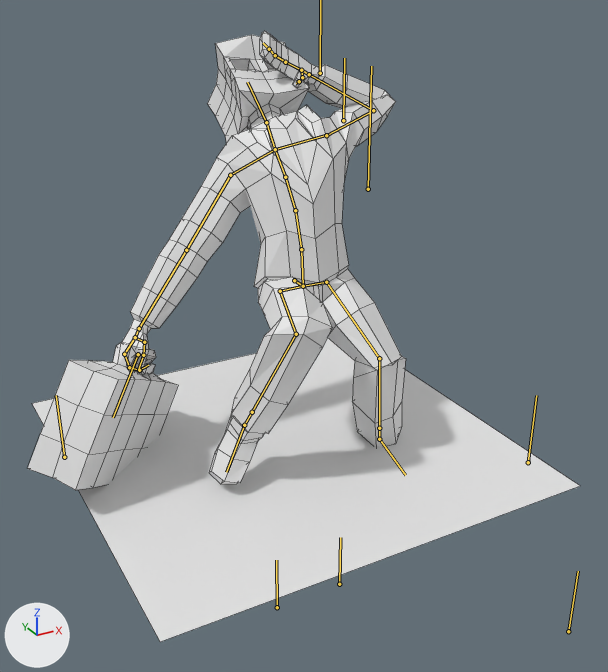
One commit to the Blender file Models/MrLaw.blend: the scene before it, then after it.
The view is the same before and after, from a camera (50 mm lens) standing at (-5.79, -10.18, 7.2) and looking at (-0.48, -0.52, 2.37). The lights are fixed; the arrows at lower left show +X, +Y and +Z. The bones that bend it are drawn over the model as lines. Mesh edges are drawn as thin lines.

In view in the first picture: 'Plane', 'bag', 'lawyer'.
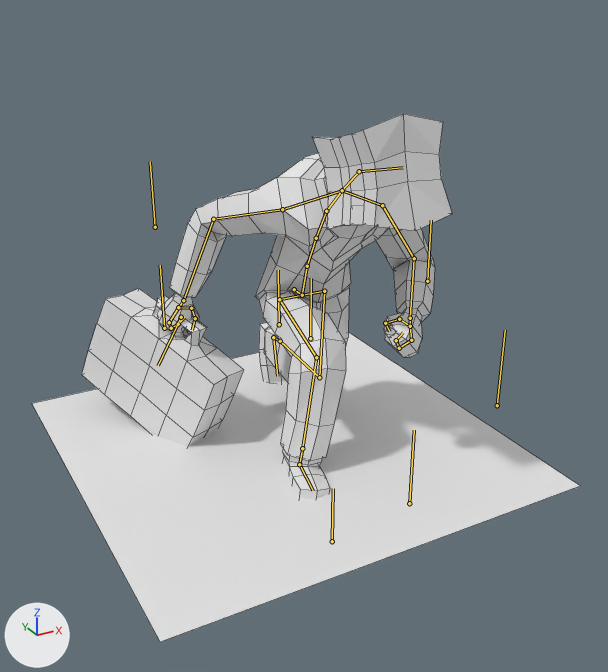
The newer file adds an action. The first version stands in its rest pose; the second is drawn at frame 0 of the action 'Jump'.

Pixel boxes [x1, y1, x2, y2] of what changed, in the pictures (608 x 672 px):
'lawyer', posed (15% shorter): before [122, 31, 406, 484]; after [157, 114, 452, 498]
'bag', posed (8% wider, 7% taller): before [28, 342, 178, 490]; after [82, 288, 244, 447]
bone 'Bone', root to tip: before (64, 457) to (56, 395); after (155, 227) to (150, 162)
bone 'Bone.001', root to tip: before (343, 120) to (344, 58); after (427, 281) to (431, 220)
bone 'Bone.002', root to tip: before (528, 462) to (536, 395); after (164, 328) to (160, 265)
bone 'Bone.004', root to tip: before (277, 607) to (276, 560); after (332, 541) to (333, 488)
bone 'Bone.005', root to tip: before (339, 584) to (340, 537); after (279, 324) to (278, 270)
bone 'Bone.006', root to tip: before (368, 189) to (371, 66); after (409, 503) to (414, 430)
bone 'Bone.007', root to tip: before (568, 631) to (578, 571); after (310, 338) to (311, 278)
bone 'spine 1.001', root to tip: before (294, 280) to (303, 286); after (294, 289) to (302, 295)
bone 'spine 1', root to tip: before (303, 286) to (301, 249); after (302, 295) to (307, 266)
bone 'r arm', root to tip: before (230, 175) to (186, 250); after (282, 209) to (213, 219)
bone 'l arm', root to tip: before (326, 135) to (373, 110); after (382, 205) to (414, 258)
bone 'l fingers 1', root to tip: before (285, 62) to (275, 55); after (411, 340) to (399, 348)
bone 'l thumb 1', root to tip: before (302, 77) to (299, 81); after (399, 319) to (385, 323)
bone 'l thumb 2', root to tip: before (299, 81) to (296, 83); after (385, 323) to (389, 331)
bone 'head', root to tip: before (266, 122) to (247, 82); after (359, 171) to (403, 167)
bone 'r foot', root to tip: before (244, 425) to (226, 472); after (299, 464) to (313, 490)
bone 'l ankle', root to tip: before (379, 428) to (379, 439); after (280, 341) to (273, 337)
bone 'l foot', root to tip: before (379, 439) to (405, 475); after (273, 337) to (277, 376)

Patch to the scene script:
```diff
--- a/Models/MrLaw.blend.py
+++ b/Models/MrLaw.blend.py
@@ bone_bone @@
 bone_bone = bpy.data.objects['Armature'].pose.bones['Bone']
-bone_bone.location = (-1.69, 0.34, 1.24)
+bone_bone.location = (0.34, 3.17, -0.03)
@@ bone_bone_001 @@
 bone_bone_001 = bpy.data.objects['Armature'].pose.bones['Bone.001']
-bone_bone_001.location = (-0.35, 4.48, -0.19)
+bone_bone_001.location = (-0.01, 2.24, 1.93)
@@ bone_bone_002 @@
 bone_bone_002 = bpy.data.objects['Armature'].pose.bones['Bone.002']
-bone_bone_002.location = (7.21, 0.81, 3.28)
+bone_bone_002.location = (3.77, 1.86, -1.01)
@@ bone_bone_003 @@
 bone_bone_003 = bpy.data.objects['Armature'].pose.bones['Bone.003']
-bone_bone_003.location = (-5.43, 5.48, -0.41)
+bone_bone_003.location = (-5.13, 1.96, 3.45)
@@ bone_bone_004 @@
 bone_bone_004 = bpy.data.objects['Armature'].pose.bones['Bone.004']
-bone_bone_004.location = (-0.09, 4.65, -0.17)
+bone_bone_004.location = (0.48, 6.36, 0.66)
@@ bone_bone_005 @@
 bone_bone_005 = bpy.data.objects['Armature'].pose.bones['Bone.005']
-bone_bone_005.location = (-0.09, 4.65, -0.17)
+bone_bone_005.location = (-0.23, 8.95, -2.13)
@@ bone_bone_006 @@
 bone_bone_006 = bpy.data.objects['Armature'].pose.bones['Bone.006']
-bone_bone_006.location = (-1.29, 8.76, 2.51)
-bone_bone_006.scale = (4.35, 1.0, 1.0)
+bone_bone_006.location = (-0.02, 4.64, 1.67)
+bone_bone_006.scale = (1.0, 1.0, 1.0)
@@ bone_bone_007 @@
 bone_bone_007 = bpy.data.objects['Armature'].pose.bones['Bone.007']
-bone_bone_007.location = (0.86, 2.4, 2.51)
-bone_bone_007.scale = (4.35, 1.0, 1.0)
+bone_bone_007.location = (-0.46, 5.12, -2.17)
+bone_bone_007.scale = (1.0, 1.0, 1.0)
@@ bone_spine_1_001 @@
 bone_spine_1_001 = bpy.data.objects['Armature'].pose.bones['spine 1.001']
-bone_spine_1_001.location = (4.64, -0.17, -0.09)
+bone_spine_1_001.location = (4.31, -0.6, 0.13)
@@ bone_spine_1 @@
 bone_spine_1 = bpy.data.objects['Armature'].pose.bones['spine 1']  # child of 'spine 1.001'
-bone_spine_1.rotation_quaternion = (-0.339, 0.007, 0.012, 0.941)  # degrees (1, -1, -140)
+bone_spine_1.rotation_quaternion = (0.963, 0.0, 0.0, 0.267)  # degrees (0, 0, 31)
@@ bone_r_arm @@
 bone_r_arm = bpy.data.objects['Armature'].pose.bones['r arm']  # child of 'r clavicle'
-bone_r_arm.rotation_quaternion = (0.987, 0.044, 0.028, -0.151)  # degrees (5, 4, -17)
+bone_r_arm.rotation_quaternion = (0.971, -0.199, -0.112, -0.048)  # degrees (-23, -14, -3)
@@ bone_l_arm @@
 bone_l_arm = bpy.data.objects['Armature'].pose.bones['l arm']  # child of 'l clavicle'
-bone_l_arm.rotation_quaternion = (0.873, 0.051, -0.467, -0.13)  # degrees (21, -53, -27)
+bone_l_arm.rotation_quaternion = (0.995, -0.019, 0.026, -0.009)  # degrees (-2, 3, -1)
@@ bone_l_fingers_1 @@
 bone_l_fingers_1 = bpy.data.objects['Armature'].pose.bones['l fingers 1']  # child of 'l hand'
-bone_l_fingers_1.rotation_quaternion = (0.647, -0.762, 0.0, 0.0)  # degrees (-99, 0, 0)
+bone_l_fingers_1.rotation_quaternion = (0.859, 0.512, 0.0, 0.0)  # degrees (62, 0, 0)
@@ bone_l_thumb_1 @@
 bone_l_thumb_1 = bpy.data.objects['Armature'].pose.bones['l thumb 1']  # child of 'l thumb joint'
-bone_l_thumb_1.rotation_quaternion = (1.0, 0.0, 0.0, 0.0)  # degrees (0, 0, 0)
+bone_l_thumb_1.rotation_quaternion = (0.825, -0.565, 0.0, 0.0)  # degrees (-69, 0, 0)
@@ bone_l_thumb_2 @@
 bone_l_thumb_2 = bpy.data.objects['Armature'].pose.bones['l thumb 2']  # child of 'l thumb 1'
-bone_l_thumb_2.rotation_quaternion = (1.0, 0.0, 0.0, 0.0)  # degrees (0, 0, 0)
+bone_l_thumb_2.rotation_quaternion = (0.799, -0.601, 0.0, 0.0)  # degrees (-74, 0, 0)
@@ bone_head @@
 bone_head = bpy.data.objects['Armature'].pose.bones['head']  # child of 'neck'
-bone_head.rotation_quaternion = (0.996, 0.0, 0.0, -0.087)  # degrees (0, 0, -10)
+bone_head.rotation_quaternion = (0.973, 0.0, 0.0, 0.225)  # degrees (0, 0, 26)
@@ bone_r_foot @@
 bone_r_foot = bpy.data.objects['Armature'].pose.bones['r foot']  # child of 'r ankle'
-bone_r_foot.rotation_quaternion = (0.943, -0.001, 0.003, -0.331)  # degrees (0, 0, -39)
+bone_r_foot.rotation_quaternion = (0.999, 0.0, 0.003, 0.017)  # degrees (0, 0, 2)
@@ bone_l_ankle @@
 bone_l_ankle = bpy.data.objects['Armature'].pose.bones['l ankle']  # child of 'l foreleg'
-bone_l_ankle.rotation_quaternion = (0.999, 0.048, 0.006, -0.002)  # degrees (5, 1, 0)
+bone_l_ankle.rotation_quaternion = (0.991, 0.048, 0.0, 0.122)  # degrees (5, -1, 14)
@@ bone_l_foot @@
 bone_l_foot = bpy.data.objects['Armature'].pose.bones['l foot']  # child of 'l ankle'
-bone_l_foot.rotation_quaternion = (0.949, 0.001, -0.011, 0.311)  # degrees (0, -1, 36)
+bone_l_foot.rotation_quaternion = (0.996, 0.005, -0.009, -0.079)  # degrees (1, -1, -9)
```
